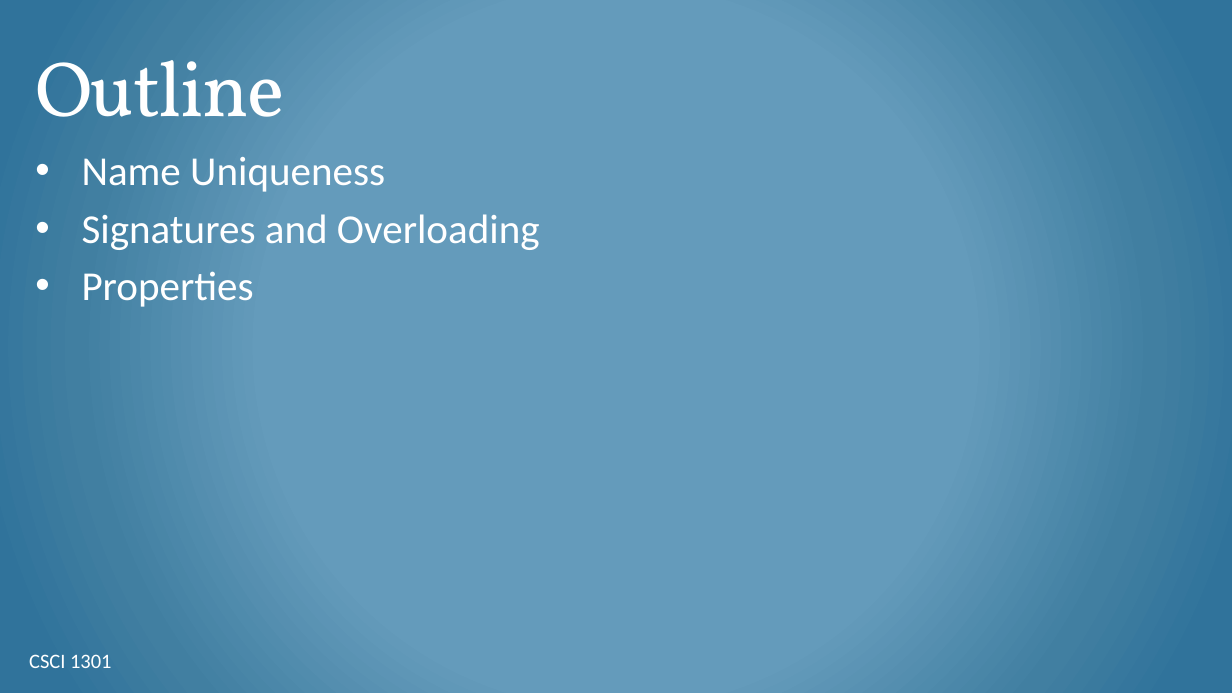
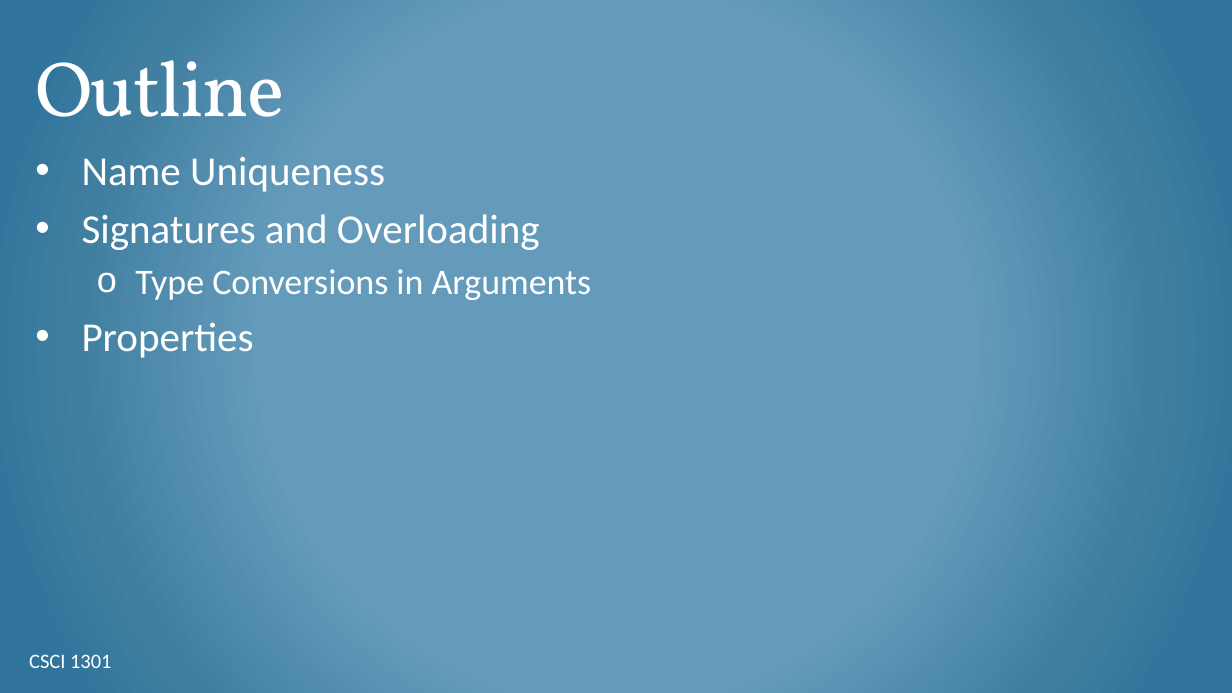
Before and after one commit to csci-1301/csci-1301.github.io, a slide deck: slide 2 of lectures/070_object_oriented_contd/Overloads-Properties.pptx. Drawn at 1232x693 pixels with LibreOffice and Linux fonts; fonts in the diff are those of the drawing; background and template pictures are left out. Boxes give left, top, right and bottom in pixels: in the first picture for what was removed or moved away, otherwise in the second. Text is boxed around its words. In the diff, an @@ line names an element or a change of style, - is before the commit and + after.

```diff
--- a/lectures/070_object_oriented_contd/Overloads-Properties.pptx
+++ b/lectures/070_object_oriented_contd/Overloads-Properties.pptx
@@ text at [135, 269, 592, 300]: paragraph added @@
+  o Type Conversions in Arguments
```
Also in this commit, not shown: 5 other slides changed, 10 slides added, 1 slide removed, 1 other file.
